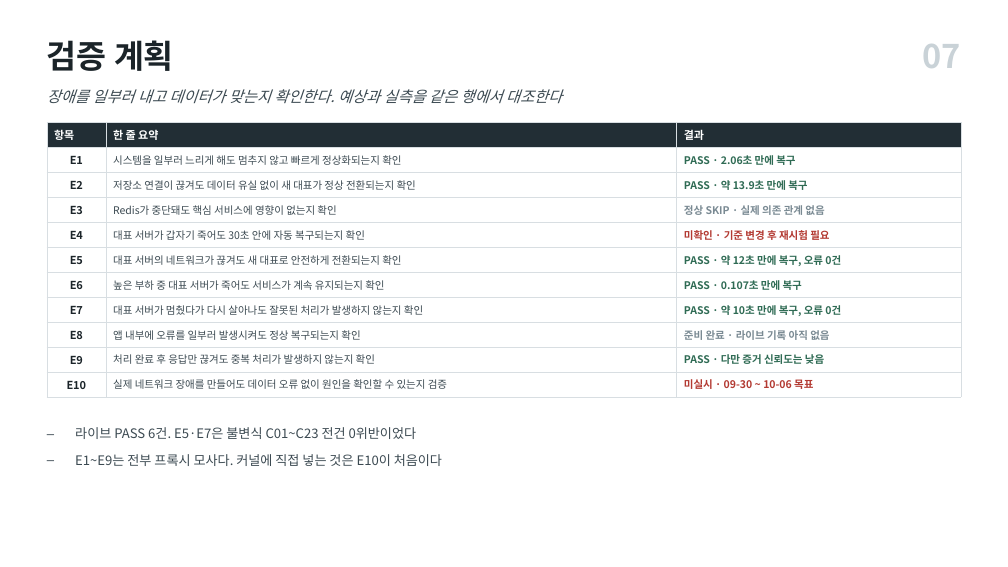
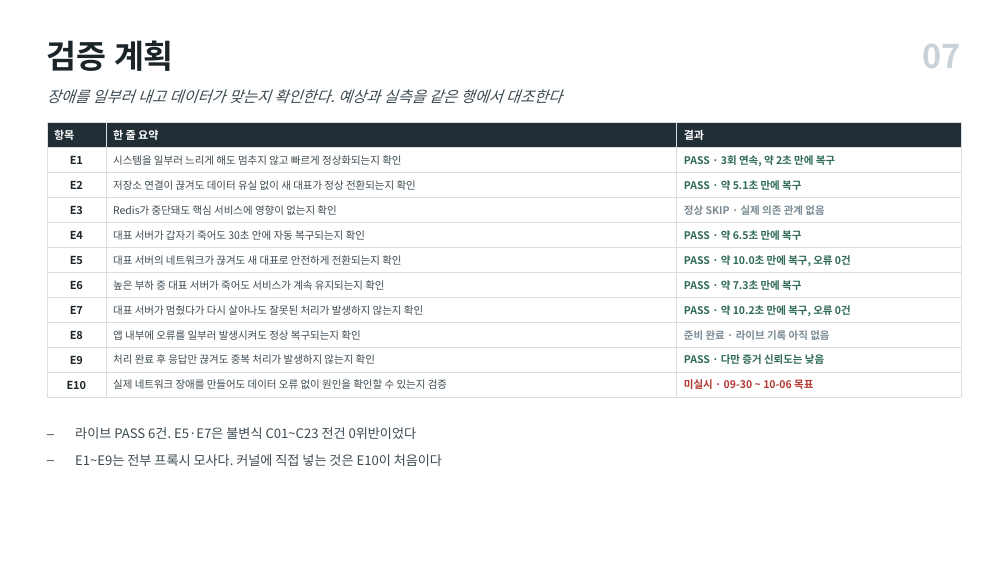
Before and after one commit to SanghyeokLee-KR/failstop, a slide deck: slide 7 of 제출_20260901/기획안_요약.pptx. Drawn at 1008x567 pixels with LibreOffice and Linux fonts; fonts in the diff are those of the drawing. Boxes give left, top, right and bottom in pixels: in the first picture for what was removed or moved away, otherwise in the second. Text is boxed around its words. In the diff, an @@ line names an element or a change of style, - is before the commit and + after.

Commit message:
docs: 카오스 수치 인용을 V41 재검증 값으로 갱신
변경 목적
V41(2a818b6) 위 재검증(62095f2)으로 카오스 라이브 PASS 가 6건, RTO 범위가 5.116~10.226초로 바뀌었다.
정본과 제출본 원본에 남은 옛 수치(0.107~14.367초, 5실험 6회차, E2 13.882, E4 6.688, E5 11.99·4.265,
E6 0.107, E7 9.983·10.176, E1 2.06초)를 현재 값으로 맞춘다.

영향 영역
DB 설계 5.4 본문과 v2.43 노트 검증 줄, DB 수동 페일오버 런북, ADR 0004·0024 날짜 주, 제출본 원본과
생성기(deck.js, portfolio.js, content.mjs), WBS, 개요 JSON, 재생성한 docx·pdf·pptx·도면.

관련 정본
docs/ROADMAP.md M1 달성 문단(62095f2), CLAUDE.md 13절·27절

주요 변경
- 수치 출처를 harness/evidence/chaos-runs/ 의 2026-09-13 판정 파일로 바꾼다. E4 는 6.518초로 재측정됐다
- 결정 기록(ADR 0004, 0024)은 원문을 두고 2026-09-13 날짜 주를 붙인다. 과거 패치 노트와 ADR 0007·0009·0012 는 당시 기록이라 두었다
- 도면·docx·pdf·pptx 는 build.ps1 로 원본에서 다시 구웠다

검증 명령과 결과
- python 제출_20260901/build/check_facts.py <정리 전> 제출_20260901/기획안_원본.md: 차이는 표 45행의 0.107, 14.367 제거와
  5.116, 10.226, V41, 날짜 추가뿐. 커밋 해시 32, 경로 25, 통화 17 불변
- pwsh -NoProfile -File 제출_20260901/build/build.ps1: 종료코드 0. 산출물에서 옛 수치 0건 확인
- check-style.ps1(편집 원본), check-doclinks.ps1: 통과

남은 위험
- CLAUDE.md 3절이 옛 RTO 범위와 5실험 6회차를 담고 있다. 사용자 소관이라 고치지 않았다
- 2026-09-01 실제 제출본(MSP_..._최종.docx, MSP_..._이상혁.pptx)에 6.688 이 남아 있다. 제출 기록이라 고치지 않았다
- 기획안 원본 687행 증거 파일 수와 최신 회차, deck.js 불변식 수 27 대 26 불일치는 이 커밋 범위 밖이다

```diff
--- a/제출_20260901/기획안_요약.pptx
+++ b/제출_20260901/기획안_요약.pptx
@@ table at bbox=[47, 123, 961, 393] @@
-row 2, column 3: PASS · 2.06초 만에 복구
+row 2, column 3: PASS · 3회 연속, 약 2초 만에 복구
-row 3, column 3: PASS · 약 13.9초 만에 복구
+row 3, column 3: PASS · 약 5.1초 만에 복구
-row 5, column 3: 미확인 · 기준 변경 후 재시험 필요
+row 5, column 3: PASS · 약 6.5초 만에 복구
-row 6, column 3: PASS · 약 12초 만에 복구, 오류 0건
+row 6, column 3: PASS · 약 10.0초 만에 복구, 오류 0건
-row 7, column 3: PASS · 0.107초 만에 복구
+row 7, column 3: PASS · 약 7.3초 만에 복구
-row 8, column 3: PASS · 약 10초 만에 복구, 오류 0건
+row 8, column 3: PASS · 약 10.2초 만에 복구, 오류 0건
```
Also in this commit, not shown: 1 other slide changed, 17 other files.
